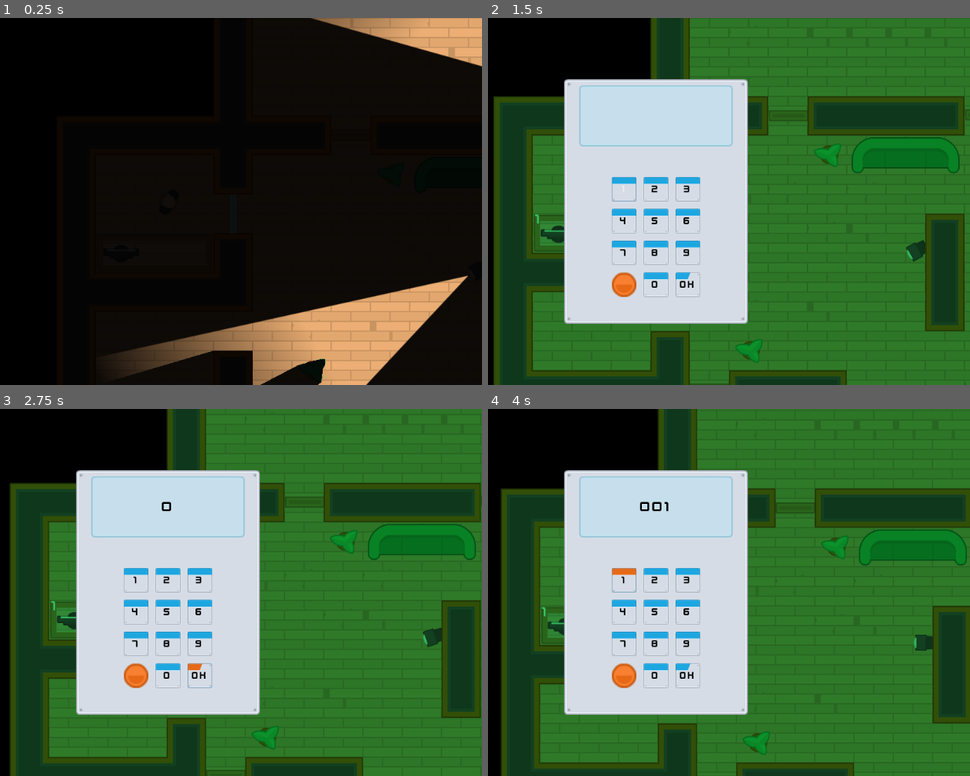
Above: before the commit, frames 1-4 (two rows, left to right).
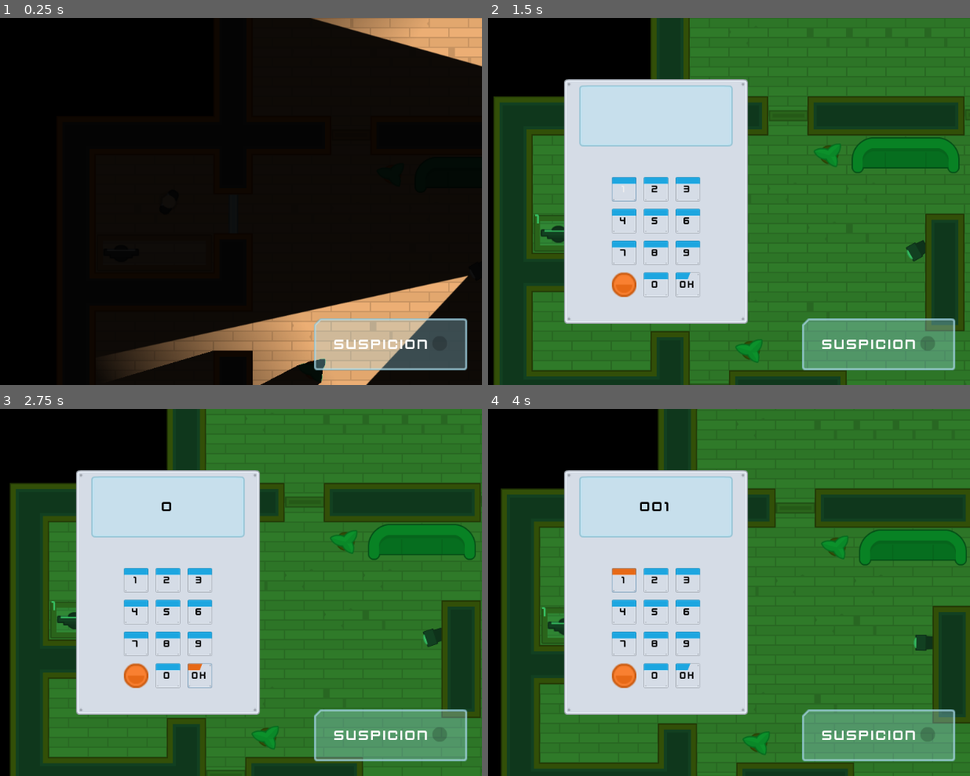
Above: after the commit, the same moments.

Repository: alexandrepeluchi/godot-udemy
Game: Godot game, scene res://Levels/Level1.tscn
Same seed, same stepped clock (60 frames per second), same inputs: the game is played once before the commit and once after it.
Inputs (mouse positions are in pixels of both pictures, inside the frame that each line leads up to):
- Up to frame 1 (0.25 s): no input
- Up to frame 2 (1.5 s): tap Enter at 0.5 s; move the mouse to (839, 135) at 0.52 s; hold D (move_right) 0.53-1.28 s; hold Space (toggle_vision_mode) 0.53-1.28 s; click (839, 135) at 0.67 s; move the mouse to (671, 208) at 1.27 s; hold S (move_down) from 1.28 s (still down); tap Space (toggle_vision_mode) at 1.35 s; click (671, 208) at 1.42 s
- Up to frame 3 (2.75 s): release S (move_down) at 2 s; click "Ok" at 2 s
- Up to frame 4 (4 s): click "Ok" at 2.75 s; click "1" at 3.5 s

The runs differ from the first frame. In frame 1, 4.5% of the frame differs, in the area x 65-98%, y 81-97%; in frame 2, 4.5%; in frame 3, 4.5%; in frame 4, 4.5%.
Error in both runs: Invalid get index '0' (on base: 'Array'). (res://Characters/NPCs/Guard.gd:26)

Commit message:
Adicionado o GUI da taxa de suspeita dos inimigos

Diff:
--- /dev/null
+++ b/Heist Meisters/Interface/GUI.tscn
@@ -0,0 +1,65 @@
+[gd_scene load_steps=5 format=2]
+
+[ext_resource path="res://GFX/Interface/PNG/glassPanel_cornerTL.png" type="Texture" id=1]
+[ext_resource path="res://Interface/Theme.tres" type="Theme" id=2]
+[ext_resource path="res://GFX/Interface/PNG/dotRed.png" type="Texture" id=3]
+[ext_resource path="res://GFX/Interface/PNG/dot_shadow.png" type="Texture" id=4]
+
+[node name="GUI" type="CanvasLayer"]
+
+[node name="Control" type="Control" parent="."]
+anchor_right = 1.0
+anchor_bottom = 1.0
+mouse_filter = 2
+theme = ExtResource( 2 )
+__meta__ = {
+"_edit_use_anchors_": false
+}
+
+[node name="NinePatchRect" type="NinePatchRect" parent="Control"]
+anchor_left = 1.0
+anchor_top = 1.0
+anchor_right = 1.0
+anchor_bottom = 1.0
+margin_left = -274.0
+margin_top = -109.0
+margin_right = -24.0
+margin_bottom = -24.0
+texture = ExtResource( 1 )
+patch_margin_left = 20
+patch_margin_top = 20
+patch_margin_right = 20
+patch_margin_bottom = 20
+__meta__ = {
+"_edit_use_anchors_": false
+}
+
+[node name="CenterContainer" type="CenterContainer" parent="Control/NinePatchRect"]
+anchor_right = 1.0
+anchor_bottom = 1.0
+margin_left = 6.0
+margin_top = 6.0
+margin_right = -6.0
+margin_bottom = -6.0
+__meta__ = {
+"_edit_use_anchors_": false
+}
+
+[node name="HBoxContainer" type="HBoxContainer" parent="Control/NinePatchRect/CenterContainer"]
+margin_left = 27.0
+margin_top = 23.0
+margin_right = 211.0
+margin_bottom = 50.0
+
+[node name="Label" type="Label" parent="Control/NinePatchRect/CenterContainer/HBoxContainer"]
+margin_right = 156.0
+margin_bottom = 27.0
+text = "SUSPICION"
+
+[node name="TextureProgress" type="TextureProgress" parent="Control/NinePatchRect/CenterContainer/HBoxContainer"]
+margin_left = 160.0
+margin_right = 184.0
+margin_bottom = 27.0
+texture_under = ExtResource( 4 )
+texture_progress = ExtResource( 3 )
+fill_mode = 4
--- a/Heist Meisters/Levels/TemplateLevel.tscn
+++ b/Heist Meisters/Levels/TemplateLevel.tscn
@@ -1,9 +1,10 @@
-[gd_scene load_steps=24 format=2]
+[gd_scene load_steps=25 format=2]
 
 [ext_resource path="res://Tiles/Tiles.tres" type="TileSet" id=1]
 [ext_resource path="res://Characters/Player.tscn" type="PackedScene" id=2]
 [ext_resource path="res://GFX/Tilesheet/tilesheet_complete.png" type="Texture" id=3]
 [ext_resource path="res://Interface/VisionMode.tscn" type="PackedScene" id=4]
+[ext_resource path="res://Interface/GUI.tscn" type="PackedScene" id=5]
 
 [sub_resource type="OccluderPolygon2D" id=1]
 polygon = PoolVector2Array( 0, 0, 64, 0, 64, 64, 0, 64 )
@@ -296,3 +297,5 @@
 [node name="LockedDoors" type="Node" parent="."]
 
 [node name="Computers" type="Node" parent="."]
+
+[node name="GUI" parent="." instance=ExtResource( 5 )]
